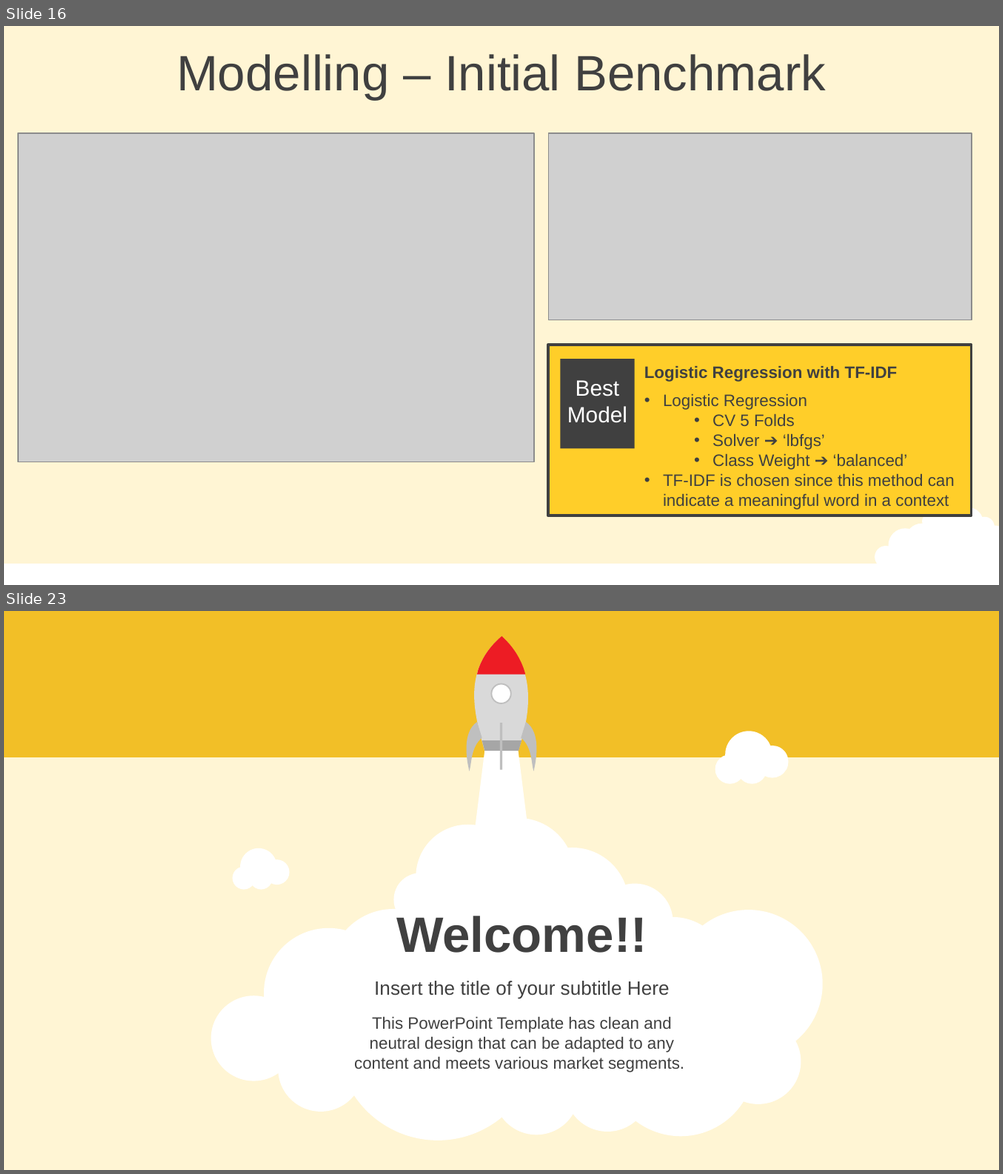
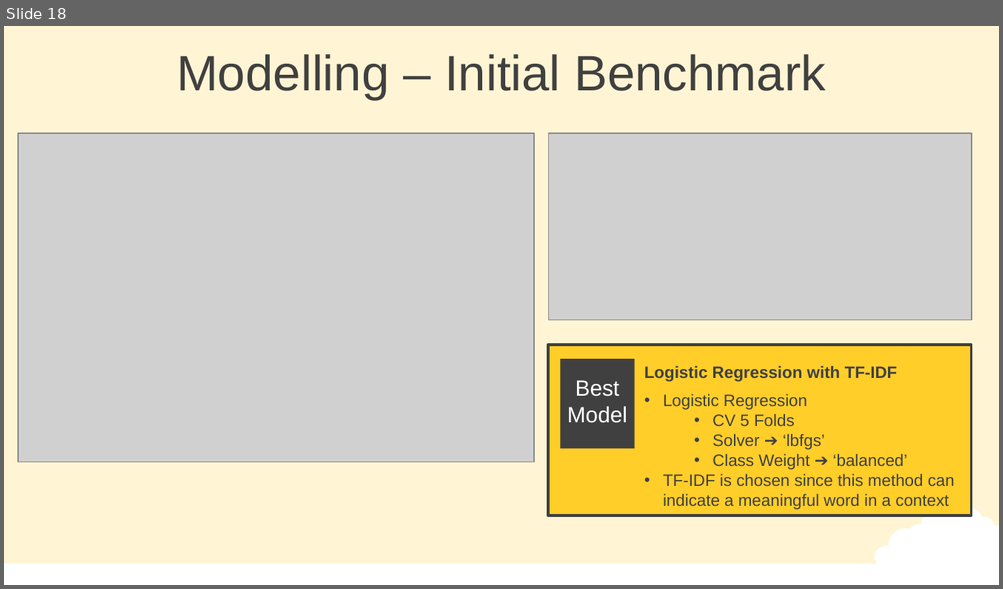
Before and after one commit to Damianus04/data-science-purwadhika-final-project, a slide deck: 0-Final-Project-Presentation.pptx. Shown one above the other, each under a label of ours: slides 16 and 23 before the commit, slide 18 after it; the slides between them are not shown. The pictures are 1003x1174 and 1003x589 pixels, drawn with LibreOffice and Linux fonts; fonts in the diff are those of the drawing; grey boxes stand for pictures. Boxes give left, top, right and bottom in pixels: in the first picture for what was removed or moved away, otherwise in the second. Text is boxed around its words. In the diff, an @@ line names an element or a change of style, - is before the commit and + after.

```diff
--- a/0-Final-Project-Presentation.pptx
+++ b/0-Final-Project-Presentation.pptx
@@ slide 23 removed at <box>4,611,999,1170</box>, background #FFF5D4 @@
@@ rectangle removed at <box>4,611,999,758</box> @@
@@ group removed at <box>211,636,822,1141</box>: 18 ellipses, 5 freeform shapes, 1 trapezoid, 1 rectangle @@
@@ group removed at <box>715,732,788,784</box>: 4 ellipses @@
@@ group removed at <box>233,849,290,889</box>: 4 ellipses @@
@@ text removed at <box>396,916,646,953</box> @@
-Welcome!!
@@ text removed at <box>374,981,669,999</box> @@
-Insert the title of your subtitle Here
@@ text removed at <box>354,1017,684,1073</box> @@
-This PowerPoint Template has clean and neutral design that can be adapted to any content and meets various market segments.
@@ what was slide 16 is now slide 18 @@
```
Also in this commit, not shown: 4 slides changed, 14 slides added, 40 other slides removed, 12 other files.
